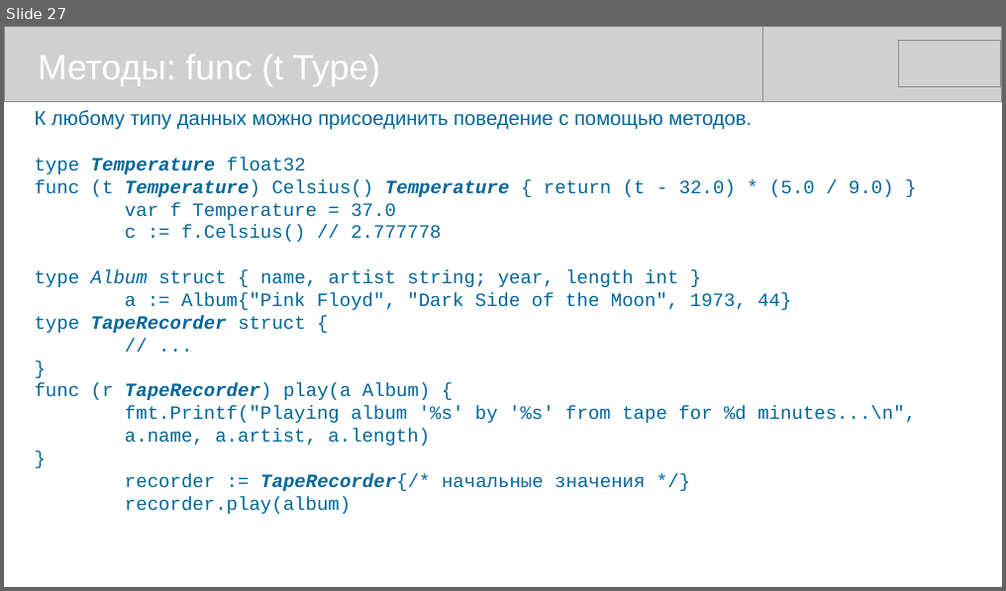
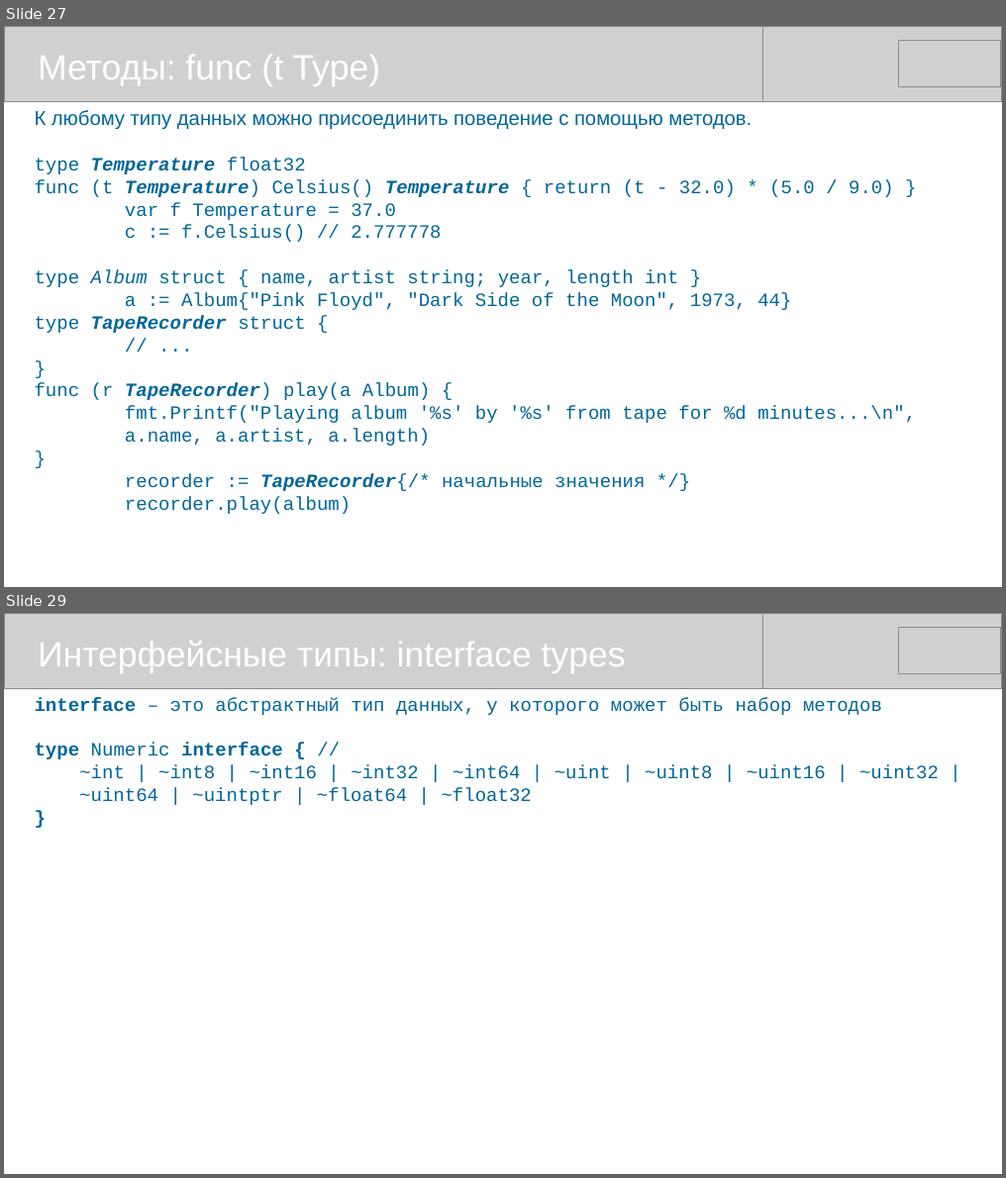
Before and after one commit to mike-shock/Go_language, a slide deck: Go_Review.odp. Shown one above the other, each under a label of ours: slide 27 before the commit, slides 27 and 29 after it; the slides between them are not shown. The pictures are 1006x591 and 1006x1178 pixels, drawn with LibreOffice and Linux fonts; fonts in the diff are those of the drawing; grey boxes stand for pictures. Boxes give left, top, right and bottom in pixels: in the first picture for what was removed or moved away, otherwise in the second. Text is boxed around its words. In the diff, an @@ line names an element or a change of style, - is before the commit and + after.

```diff
--- a/Go_Review.odp
+++ b/Go_Review.odp
@@ slide 29 added at bbox=[4, 613, 1002, 1174], background #FFFFFF @@
@@ picture added at bbox=[4, 613, 763, 688] @@
@@ text added at bbox=[38, 641, 626, 673], 28 pt, text #FFFFFF @@
+Интерфейсные типы: interface types
@@ picture added at bbox=[243, 613, 1002, 688] @@
@@ picture added at bbox=[899, 628, 1001, 674] @@
@@ text added at bbox=[35, 697, 939, 805], 15 pt, text #006699 @@
+interface – это абстрактный тип данных, у которого может быть набор методов
+type Numeric interface { //
+~int | ~int8 | ~int16 | ~int32 | ~int64 | ~uint | ~uint8 | ~uint16 | ~uint32 |
+~uint64 | ~uintptr | ~float64 | ~float32
+}
```
Also in this commit, not shown: 6 slides changed, 1 other file.
